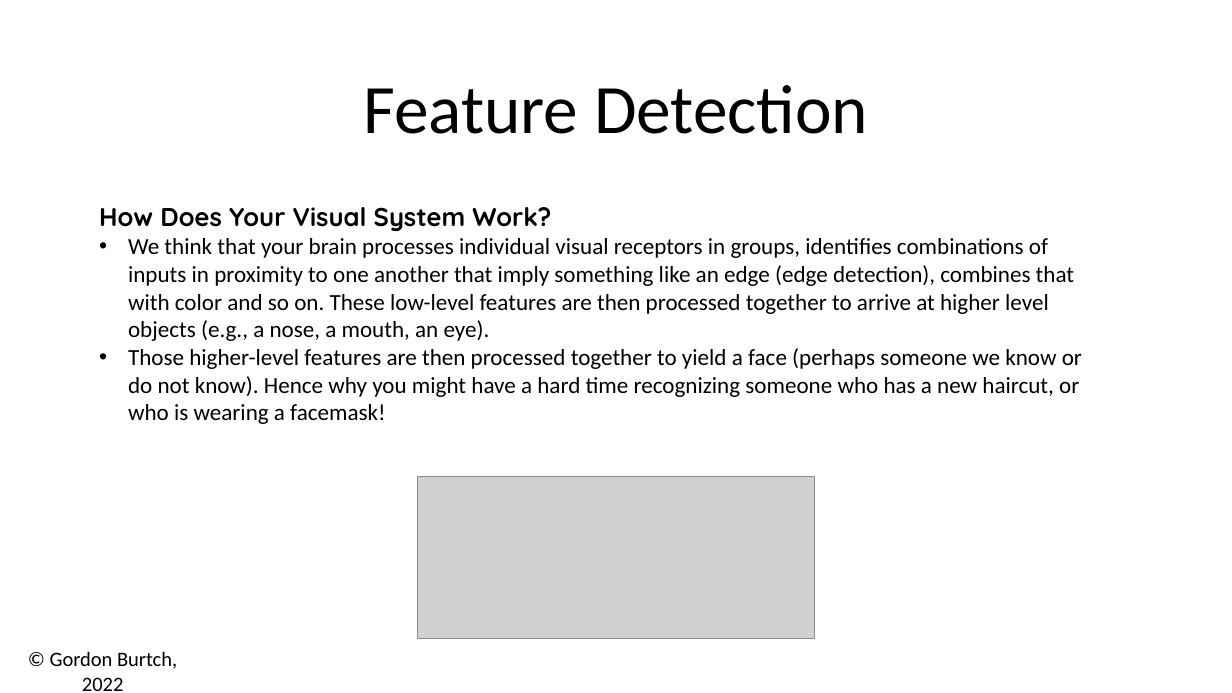
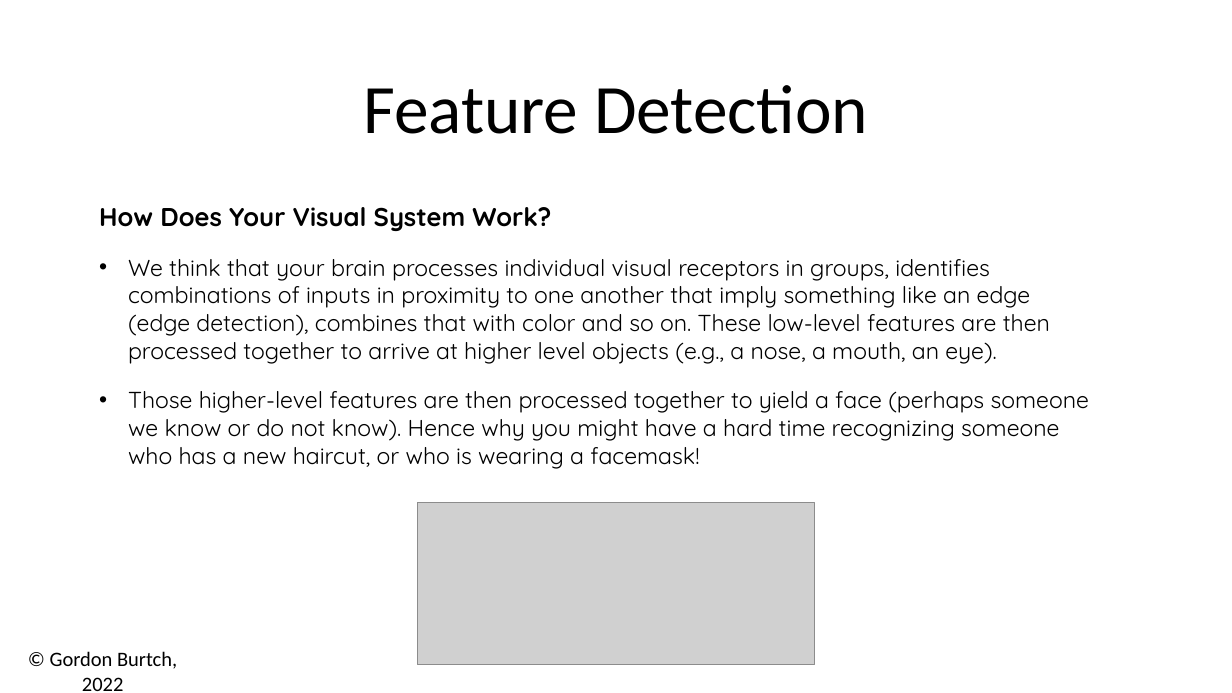
Before and after one commit to gburtch/NYU---ModernAI, a slide deck: slide 4 of Session 4-5/04 - 2 - Intro to CNNs.pptx. Drawn at 1232x693 pixels with LibreOffice and Linux fonts; fonts in the diff are those of the drawing; grey boxes stand for pictures. Boxes give left, top, right and bottom in pixels: in the first picture for what was removed or moved away, otherwise in the second. Text is boxed around its words. In the diff, an @@ line names an element or a change of style, - is before the commit and + after.

```diff
--- a/Session 4-5/04 - 2 - Intro to CNNs.pptx
+++ b/Session 4-5/04 - 2 - Intro to CNNs.pptx
@@ text at (x1=128, y1=259, x2=1089, y2=469): font Calibri to Quicksand @@
@@ picture moved from (x1=418, y1=476, x2=815, y2=639) to (x1=418, y1=503, x2=815, y2=665) @@
```
Also in this commit, not shown: 11 other slides changed, 1 slide removed, 26 other files.
